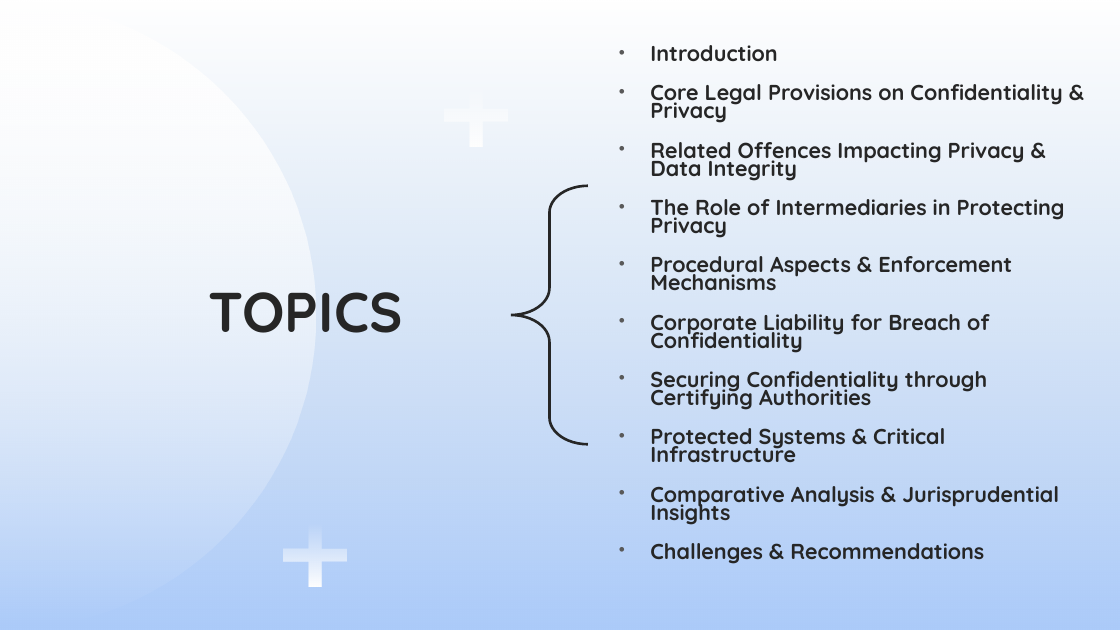
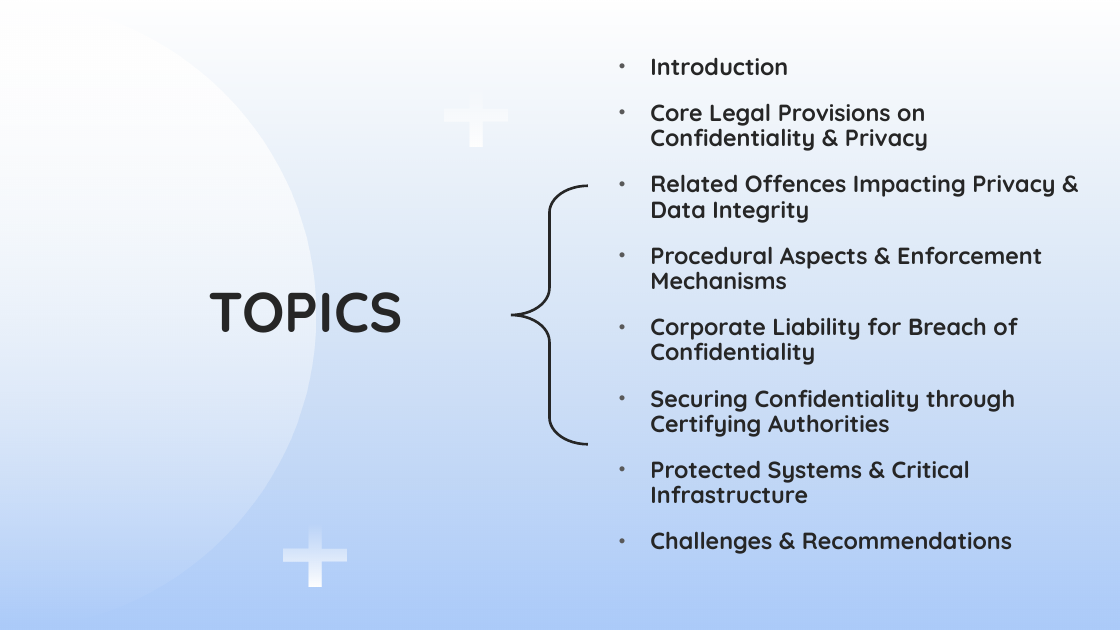
Before and after one commit to nihal080/Class_Works, a slide deck: slide 2 of 37 - Seminar - IPR.pptx. Drawn at 1120x630 pixels with LibreOffice and Linux fonts; fonts in the diff are those of the drawing. Boxes give left, top, right and bottom in pixels: in the first picture for what was removed or moved away, otherwise in the second. Text is boxed around its words. In the diff, an @@ line names an element or a change of style, - is before the commit and + after.

```diff
--- a/37 - Seminar - IPR.pptx
+++ b/37 - Seminar - IPR.pptx
@@ text "Introduction" at bbox=[650, 58, 1055, 554]: size 18.5 to 20 pt; line spacing 0.7 to 0.9 @@
@@ text at bbox=[650, 199, 1065, 238]: paragraph removed @@
-• The Role of Intermediaries in Protecting Privacy
@@ text at bbox=[650, 486, 1059, 525]: paragraph removed @@
-• Comparative Analysis & Jurisprudential Insights
```
